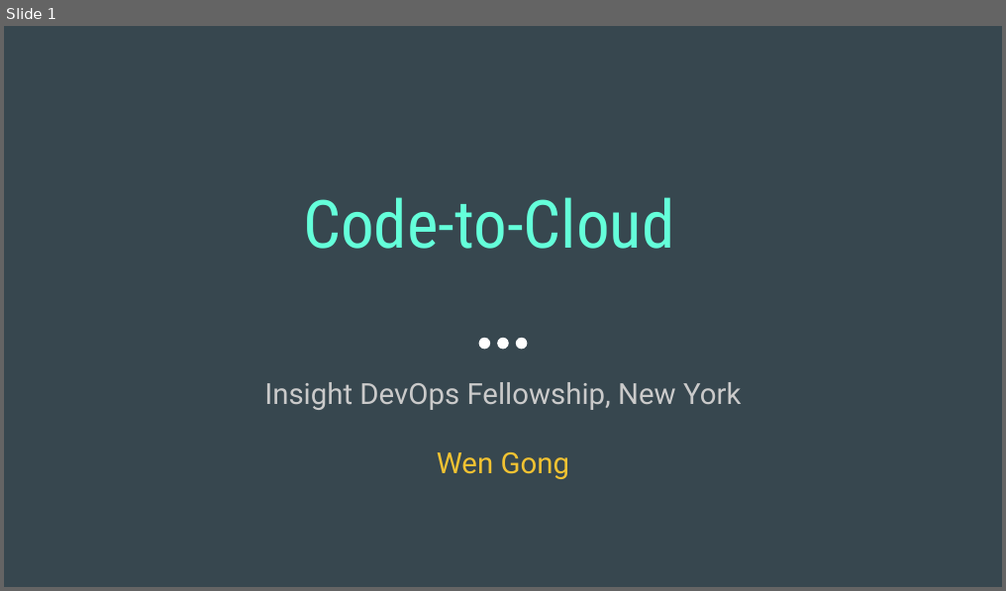
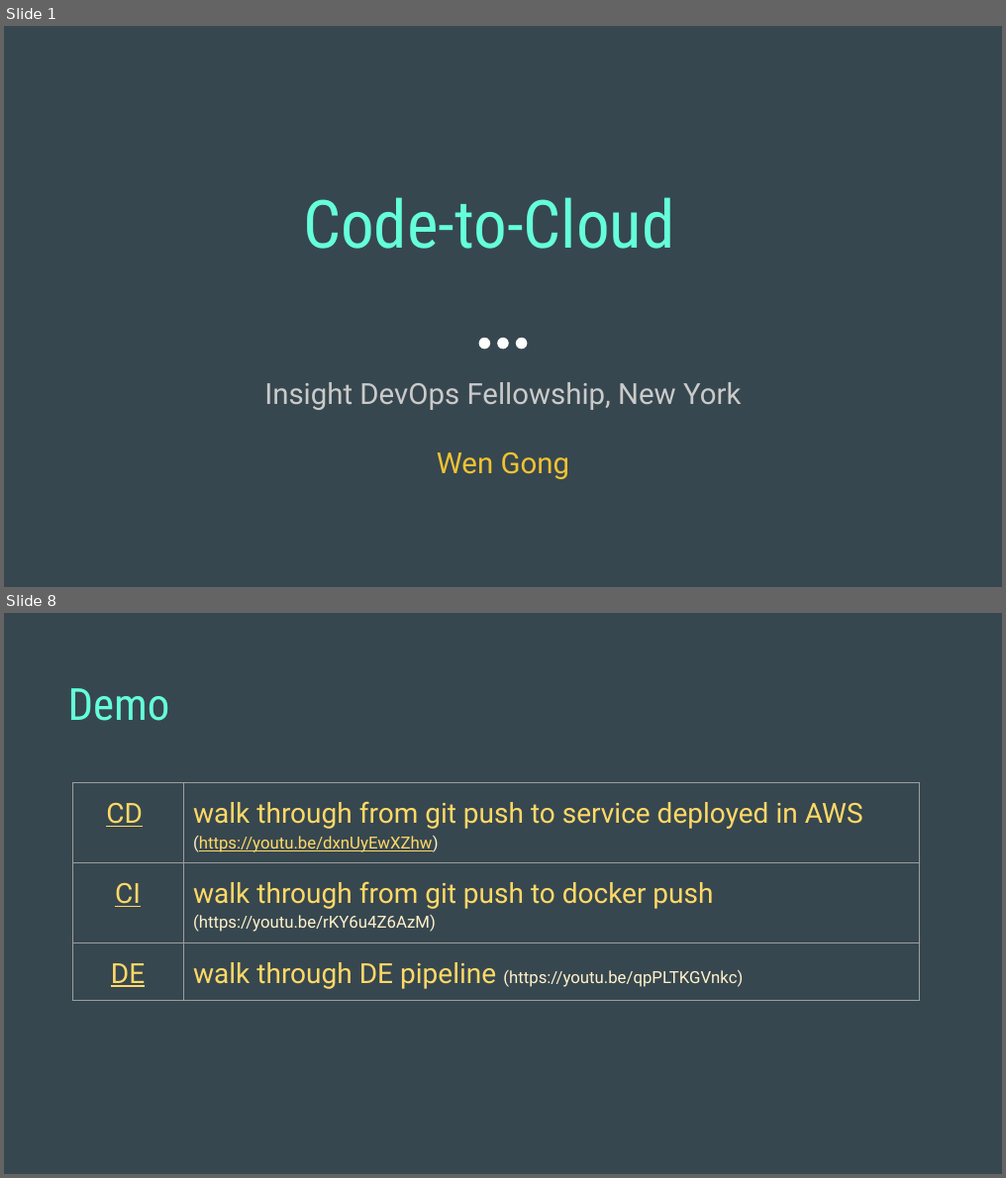
Before and after one commit to wgong/code2cloud, a slide deck: docs/code2cloud.pptx. Shown one above the other, each under a label of ours: slide 1 before the commit, slides 1 and 8 after it; the slides between them are not shown. The pictures are 1006x591 and 1006x1178 pixels, drawn with LibreOffice and Linux fonts; fonts in the diff are those of the drawing. Boxes give left, top, right and bottom in pixels: in the first picture for what was removed or moved away, otherwise in the second. Text is boxed around its words. In the diff, an @@ line names an element or a change of style, - is before the commit and + after.

```diff
--- a/docs/code2cloud.pptx
+++ b/docs/code2cloud.pptx
@@ slide 8 added at bbox=[4, 613, 1002, 1174], background #37474F @@
@@ title added at bbox=[68, 688, 170, 721], 32 pt, text #64FFDA @@
+Demo
@@ table added at bbox=[73, 783, 919, 1111], 3 rows, 2 columns @@
+CD | walk through from git push to service deployed in AWS (https://youtu.be/dxnUyEwXZhw)
+CI | walk through from git push to docker push (https://youtu.be/rKY6u4Z6AzM)
+DE | walk through DE pipeline (https://youtu.be/qpPLTKGVnkc)
```
Also in this commit, not shown: 2 slides changed, 5 other slides added, 7 slides removed, 1 other file.
